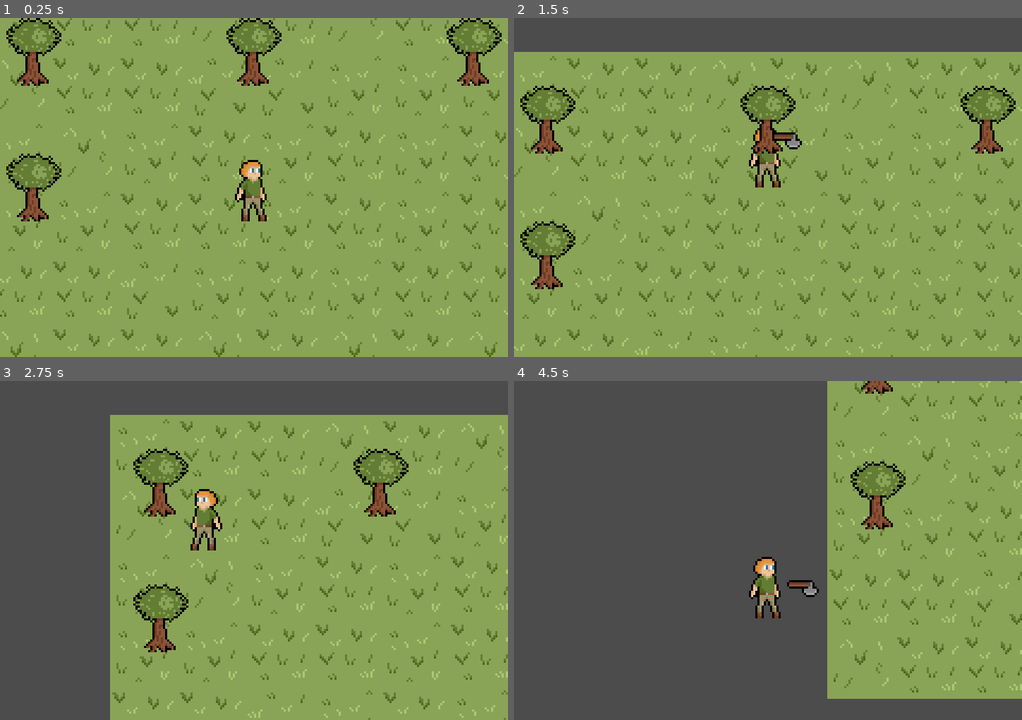
Above: before the commit, frames 1-4 (two rows, left to right).
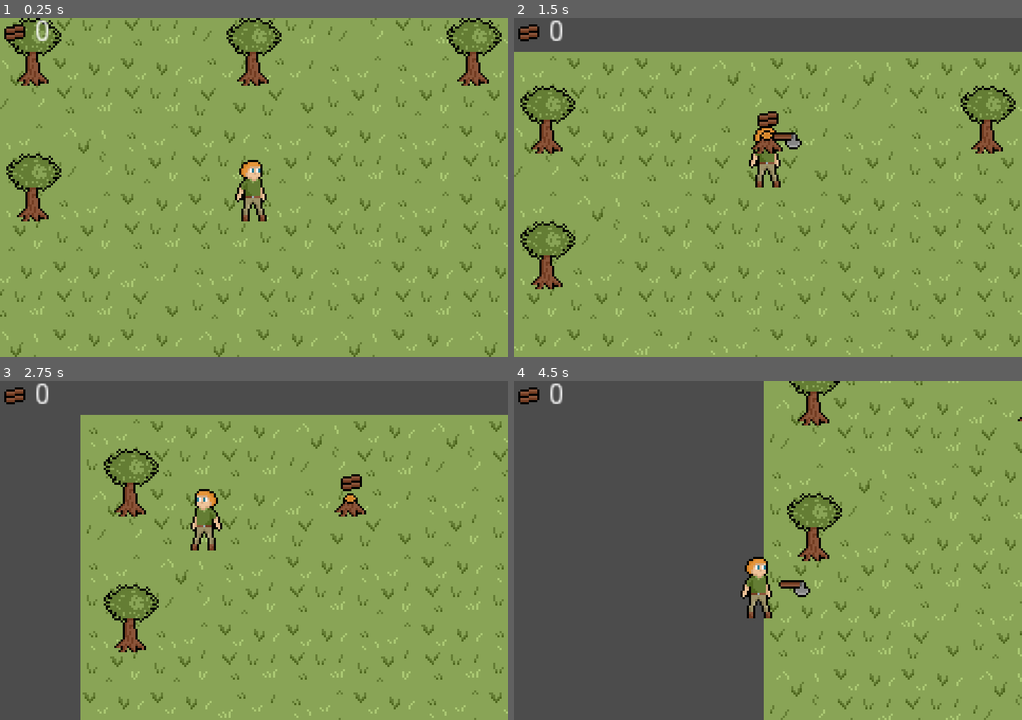
Above: after the commit, the same moments.

Repository: Plains-1727/Goatman
Game: Godot game, scene res://src/scenes/main/Main.tscn
Same seed, same stepped clock (60 frames per second), same inputs: the game is played once before the commit and once after it.
Inputs:
- Up to frame 1 (0.25 s): no input
- Up to frame 2 (1.5 s): tap Enter (ui_accept) at 0.5, 0.6, 0.77, 1.07, 1.35 s; hold Up (ui_up) from 0.53 s (still down)
- Up to frame 3 (2.75 s): tap Enter (ui_accept) at 1.52, 1.82, 2.1 s; release Up (ui_up) at 2.03 s; hold Left (ui_left) from 2.03 s (still down)
- Up to frame 4 (4.5 s): tap Enter (ui_accept) at 2.85, 3.02, 3.32, 3.6, 3.77, 4.07, 4.35 s; release Left (ui_left) at 3.53 s; hold Down (ui_down) 3.53-4.28 s; hold Right (ui_right) from 4.28 s (still down)

The runs differ from the first frame. In frame 1, 0.3% of the frame differs, in the area x 0-10%, y 0-7%; in frame 2, 1.1%; in frame 3, 17%; in frame 4, 21%, in the area x 0-100%, y 0-100%.

Commit message:
Cutting down trees

Diff:
--- a/project.godot
+++ b/project.godot
@@ -9,12 +9,30 @@
 config_version=4
 
 _global_script_classes=[ {
+"base": "CanvasLayer",
+"class": "GUI",
+"language": "GDScript",
+"path": "res://src/gui/GUI.gd"
+}, {
+"base": "StaticBody2D",
+"class": "Repository",
+"language": "GDScript",
+"path": "res://src/environment/tree/Repository.gd"
+}, {
+"base": "Area2D",
+"class": "Ressource",
+"language": "GDScript",
+"path": "res://src/ressources/Ressource.gd"
+}, {
 "base": "Area2D",
 "class": "Tool",
 "language": "GDScript",
 "path": "res://src/tools/Tool.gd"
 } ]
 _global_script_class_icons={
+"GUI": "",
+"Repository": "",
+"Ressource": "",
 "Tool": ""
 }
 
--- a/src/characters/hero/PlayerController.gd
+++ b/src/characters/hero/PlayerController.gd
@@ -1,6 +1,6 @@
 extends KinematicBody2D
 
-export (int) var speed = 2
+export (int) var speed = 100
 
 var velocity : Vector2 = Vector2()
 var can_move : bool = true
@@ -55,10 +55,10 @@
 
 
 	if can_move:
-		_collider = move_and_collide(velocity)
+		velocity = move_and_slide(velocity)
 
 
-func get_equipped_tool():
+func get_equipped_tool() -> void:
 	equipped_tool = $Tool.get_child(0)
 
 
--- /dev/null
+++ b/src/environment/tree/Repository.gd
@@ -0,0 +1,28 @@
+extends StaticBody2D
+
+class_name Repository
+
+export (PackedScene) var ressource
+
+var health : int = 100
+
+
+func _ready():
+	$AnimatedSprite.frame = 0
+
+
+
+func take_damage(damage : int) -> void:
+	health -= damage
+
+	if health <= 0:
+		die()
+
+
+func die():
+	$AnimatedSprite.frame = 1
+
+	var drop = ressource.instance()
+	drop.position = position
+
+	get_node("/root/Main").add_child(drop)
--- a/src/environment/tree/Tree.tscn
+++ b/src/environment/tree/Tree.tscn
@@ -1,17 +1,38 @@
-[gd_scene load_steps=3 format=2]
+[gd_scene load_steps=8 format=2]
 
 [ext_resource path="res://res/environment/tree/tree.png" type="Texture" id=1]
+[ext_resource path="res://src/environment/tree/Repository.gd" type="Script" id=2]
+[ext_resource path="res://src/ressources/Wood.tscn" type="PackedScene" id=3]
 
 [sub_resource type="RectangleShape2D" id=1]
-extents = Vector2( 8, 8 )
+extents = Vector2( 8, 4 )
+
+[sub_resource type="AtlasTexture" id=2]
+atlas = ExtResource( 1 )
+region = Rect2( 0, 0, 32, 32 )
+
+[sub_resource type="AtlasTexture" id=3]
+atlas = ExtResource( 1 )
+region = Rect2( 32, 0, 32, 32 )
+
+[sub_resource type="SpriteFrames" id=4]
+animations = [ {
+"frames": [ SubResource( 2 ), SubResource( 3 ) ],
+"loop": true,
+"name": "Idle",
+"speed": 5.0
+} ]
 
 [node name="Tree" type="StaticBody2D"]
 collision_layer = 4
 collision_mask = 0
+script = ExtResource( 2 )
+ressource = ExtResource( 3 )
 
 [node name="CollisionShape2D" type="CollisionShape2D" parent="."]
-position = Vector2( 0, 8 )
+position = Vector2( 0, 12 )
 shape = SubResource( 1 )
 
-[node name="Sprite" type="Sprite" parent="."]
-texture = ExtResource( 1 )
+[node name="AnimatedSprite" type="AnimatedSprite" parent="."]
+frames = SubResource( 4 )
+animation = "Idle"
--- /dev/null
+++ b/src/gui/GUI.gd
@@ -0,0 +1,13 @@
+extends CanvasLayer
+
+class_name GUI
+
+var inventory : Node
+
+
+func _ready():
+	inventory = get_node("/root/Main/Inventory")
+
+
+func update_gui():
+	$label_wood.text = str(inventory.ressources["Wood"])
--- /dev/null
+++ b/src/gui/GUI.tscn
@@ -0,0 +1,27 @@
+[gd_scene load_steps=3 format=2]
+
+[ext_resource path="res://res/ressources/wood_drop.png" type="Texture" id=1]
+[ext_resource path="res://src/gui/GUI.gd" type="Script" id=2]
+
+[node name="GUI" type="CanvasLayer"]
+script = ExtResource( 2 )
+
+[node name="label_wood" type="Label" parent="."]
+margin_left = 16.0
+margin_right = 56.0
+margin_bottom = 14.0
+text = "0"
+__meta__ = {
+"_edit_use_anchors_": false
+}
+
+[node name="TextureRect" type="TextureRect" parent="."]
+margin_left = -12.6875
+margin_top = -13.0556
+margin_right = 27.3125
+margin_bottom = 26.9444
+texture = ExtResource( 1 )
+stretch_mode = 4
+__meta__ = {
+"_edit_use_anchors_": false
+}
--- /dev/null
+++ b/src/ressources/Ressource.gd
@@ -0,0 +1,18 @@
+extends Area2D
+
+class_name Ressource
+
+export (String) var ressource = ""
+export (int) var value = 0
+
+var inventory : Node
+
+
+func _ready():
+	inventory = get_node("/root/Main/Inventory")
+
+func _on_body_entered(body):
+	inventory.add_ressource(ressource, value)
+
+	print (ressource + " added")
+	queue_free()
--- /dev/null
+++ b/src/ressources/Wood.tscn
@@ -0,0 +1,19 @@
+[gd_scene load_steps=4 format=2]
+
+[ext_resource path="res://res/ressources/wood_drop.png" type="Texture" id=1]
+[ext_resource path="res://src/ressources/Ressource.gd" type="Script" id=2]
+
+[sub_resource type="RectangleShape2D" id=1]
+extents = Vector2( 8, 8 )
+
+[node name="Wood" type="Area2D"]
+script = ExtResource( 2 )
+ressource = "Wood"
+value = 1
+
+[node name="Sprite" type="Sprite" parent="."]
+texture = ExtResource( 1 )
+
+[node name="CollisionShape2D" type="CollisionShape2D" parent="."]
+shape = SubResource( 1 )
+[connection signal="body_entered" from="." to="." method="_on_body_entered"]
--- /dev/null
+++ b/src/scenes/Inventory.gd
@@ -0,0 +1,19 @@
+extends Node
+
+class_name Inventory
+
+var gui : GUI
+
+var ressources : Dictionary = {
+	"Wood" : 0
+}
+
+
+func _ready():
+	gui = get_node("/root/Main/GUI")
+
+
+func add_ressource(ressource : String, amount : int):
+	ressources[ressource] = ressources[ressource] + amount
+
+	gui.update_gui()
--- /dev/null
+++ b/src/scenes/Inventory.tscn
@@ -0,0 +1,6 @@
+[gd_scene load_steps=2 format=2]
+
+[ext_resource path="res://src/scenes/Inventory.gd" type="Script" id=1]
+
+[node name="Inventory" type="Node"]
+script = ExtResource( 1 )
--- a/src/scenes/main/Main.tscn
+++ b/src/scenes/main/Main.tscn
@@ -1,24 +1,30 @@
-[gd_scene load_steps=4 format=2]
+[gd_scene load_steps=6 format=2]
 
 [ext_resource path="res://src/characters/hero/Hero.tscn" type="PackedScene" id=1]
 [ext_resource path="res://src/scenes/tilemap/TileMap_32x32.tscn" type="PackedScene" id=2]
 [ext_resource path="res://src/environment/tree/Tree.tscn" type="PackedScene" id=3]
+[ext_resource path="res://src/gui/GUI.tscn" type="PackedScene" id=4]
+[ext_resource path="res://src/scenes/Inventory.tscn" type="PackedScene" id=5]
 
 [node name="Main" type="Node"]
+
+[node name="GUI" parent="." instance=ExtResource( 4 )]
+
+[node name="Inventory" parent="." instance=ExtResource( 5 )]
 
 [node name="TileMap_32x32" parent="." instance=ExtResource( 2 )]
 tile_data = PoolIntArray( -131076, 3, 0, -131075, 0, 0, -131074, 0, 0, -131073, 2, 0, -196608, 0, 0, -196607, 2, 0, -19 …(547 unchanged characters)…
 
 [node name="Hero" parent="." instance=ExtResource( 1 )]
 
-[node name="StaticBody2D" parent="." instance=ExtResource( 3 )]
+[node name="Tree" parent="." instance=ExtResource( 3 )]
 position = Vector2( -104, -64 )
 
-[node name="StaticBody2D2" parent="." instance=ExtResource( 3 )]
+[node name="Tree2" parent="." instance=ExtResource( 3 )]
 position = Vector2( 104, -64 )
 
-[node name="StaticBody2D3" parent="." instance=ExtResource( 3 )]
+[node name="Tree3" parent="." instance=ExtResource( 3 )]
 position = Vector2( 0, -64 )
 
-[node name="StaticBody2D4" parent="." instance=ExtResource( 3 )]
+[node name="Tree4" parent="." instance=ExtResource( 3 )]
 position = Vector2( -104, 0 )
--- a/src/tools/Tool.gd
+++ b/src/tools/Tool.gd
@@ -2,10 +2,12 @@
 
 class_name Tool
 
+export (int) var damage = 50
 
-func use():
+
+func use() -> void:
 	$AnimationPlayer.play("Use")
 
 
 func _on_body_entered(body):
-	print("hit: " + body.name)
+	body.take_damage(damage)
Binary file changed: res/environment/tree/tree.png
Binary file added: res/ressources/wood_drop.png
Not shown, added: res/ressources/wood_drop.png.import
